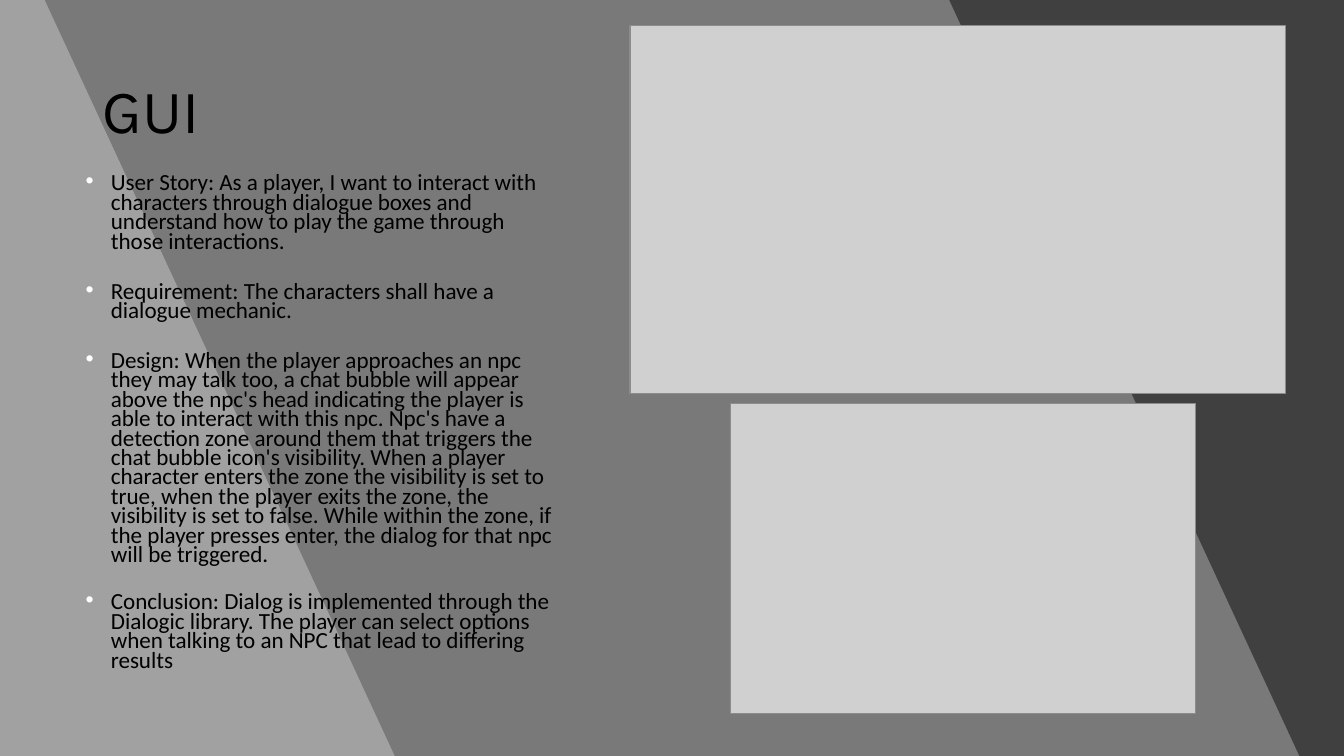
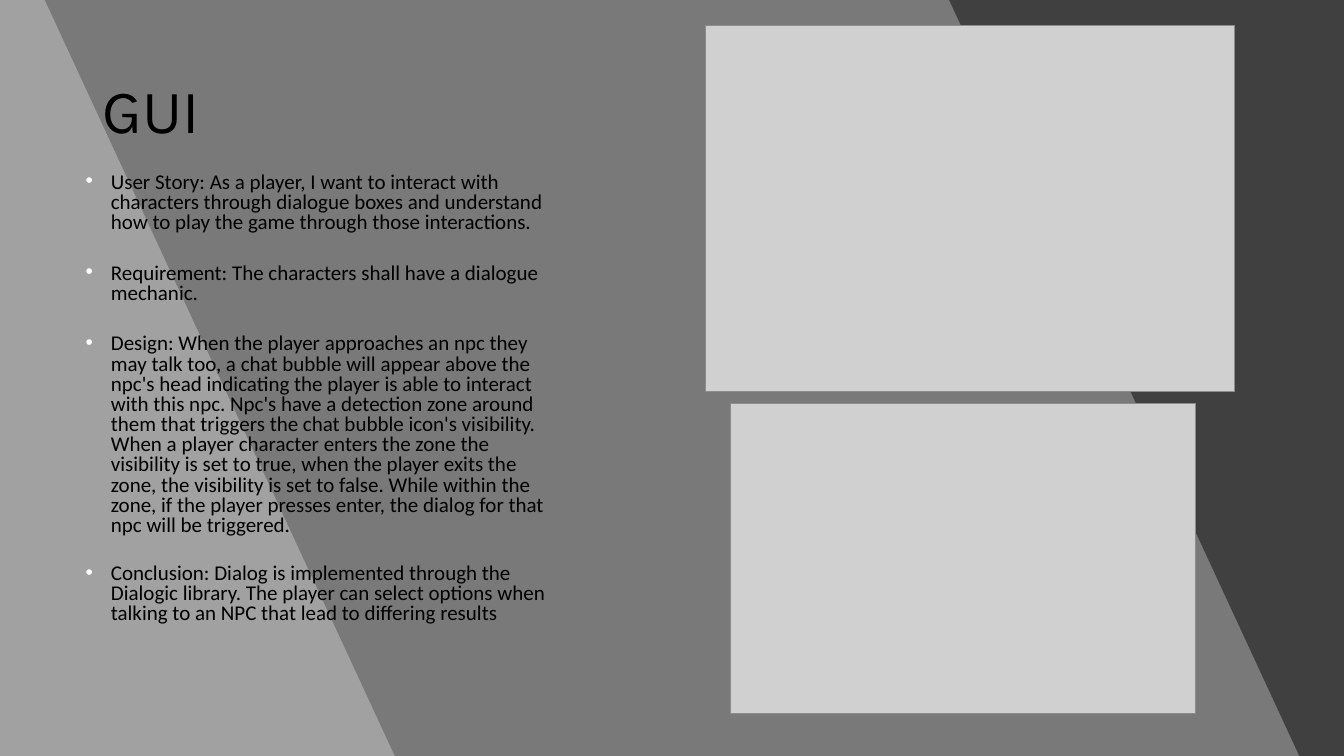
Before and after one commit to WSU-cshimizu/ceg4110-group-project-no-grads, a slide deck: slide 7 of presentation materials/matthews-journey-presentation.pptx. Drawn at 1344x756 pixels with LibreOffice and Linux fonts; fonts in the diff are those of the drawing; grey boxes stand for pictures. Boxes give left, top, right and bottom in pixels: in the first picture for what was removed or moved away, otherwise in the second. Text is boxed around its words. In the diff, an @@ line names an element or a change of style, - is before the commit and + after.

```diff
--- a/presentation materials/matthews-journey-presentation.pptx
+++ b/presentation materials/matthews-journey-presentation.pptx
@@ picture: place and size @@
-picture at [630, 25, 1286, 394]
+picture at [706, 25, 1235, 392]
@@ text "User Story: As a player, ..." at [111, 174, 544, 624]: size 16.5 to 15 pt; line spacing 0.7 to 0.8 @@
```
Also in this commit, not shown: 4 other slides changed, 3 other files.
